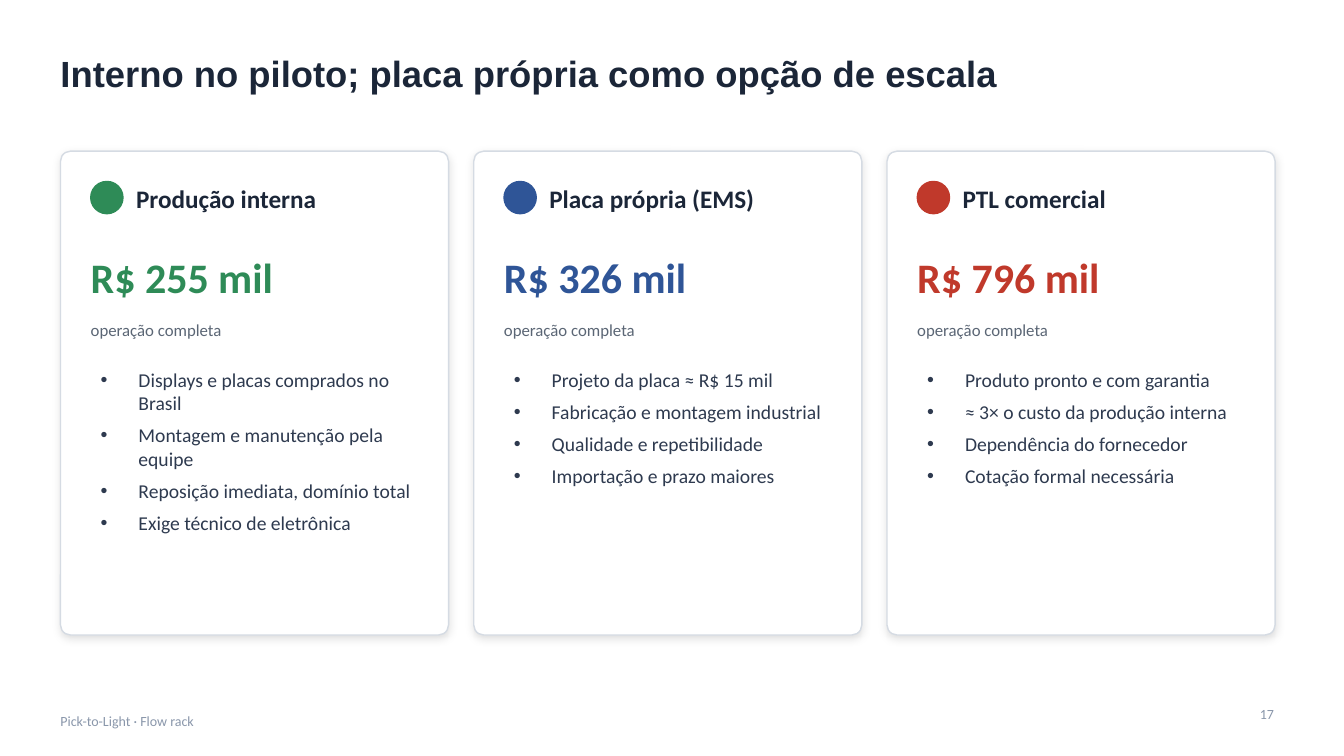
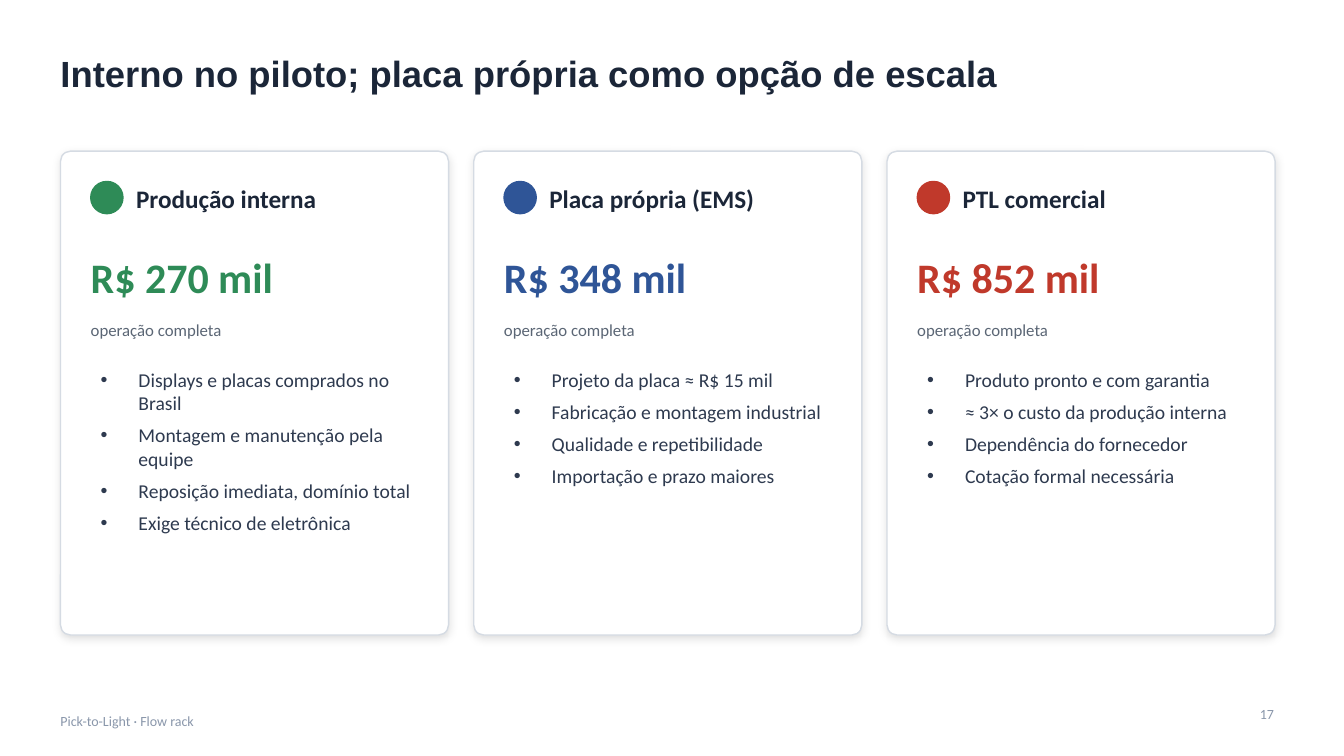
Before and after one commit to jivo88/picking_to_light, a slide deck: slide 17 of projeto/entregaveis/Apresentacao_PTL.pptx. Drawn at 1344x756 pixels with LibreOffice and Linux fonts; fonts in the diff are those of the drawing. Boxes give left, top, right and bottom in pixels: in the first picture for what was removed or moved away, otherwise in the second. Text is boxed around its words. In the diff, an @@ line names an element or a change of style, - is before the commit and + after.

```diff
--- a/projeto/entregaveis/Apresentacao_PTL.pptx
+++ b/projeto/entregaveis/Apresentacao_PTL.pptx
@@ text at bbox=[91, 263, 273, 298]: text changed @@
-R$ 255 mil
+R$ 270 mil
@@ text at bbox=[504, 263, 687, 298]: text changed @@
-R$ 326 mil
+R$ 348 mil
@@ text at bbox=[917, 263, 1100, 298]: text changed @@
-R$ 796 mil
+R$ 852 mil
```
Also in this commit, not shown: 6 other slides changed, 21 other files.
